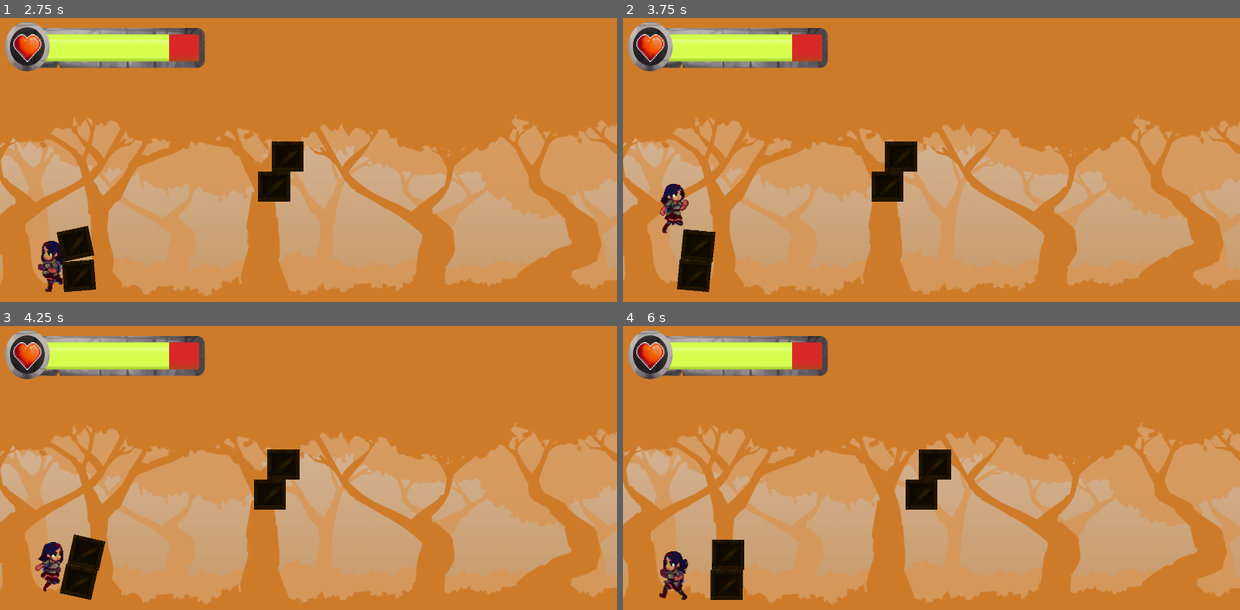
Above: before the commit, frames 1-4 (two rows, left to right).
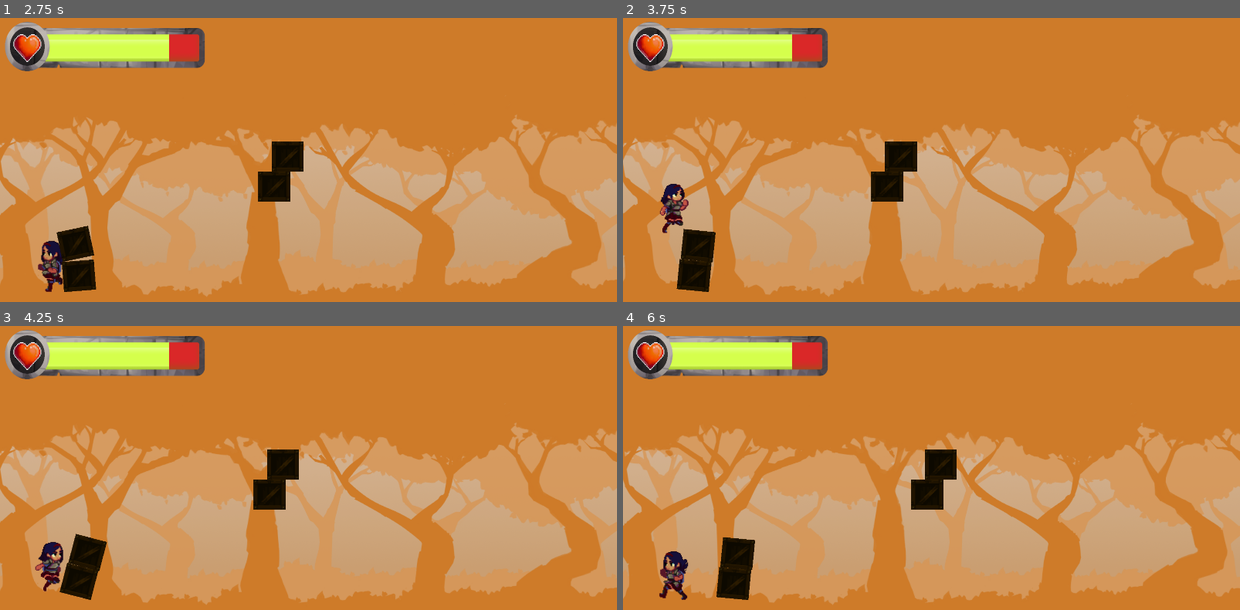
Above: after the commit, the same moments.

Repository: mocha4coding/GameOff2024
Game: Godot game, scene res://scenes/playground.tscn
Same seed, same stepped clock (60 frames per second), same inputs: the game is played once before the commit and once after it. The project has no main scene, so this scene is started directly.
Inputs:
- Up to frame 1 (2.75 s): hold E (interact) 0.53-1.28 s; hold D (right) 0.53-2.03 s; tap W (jump) at 0.77, 1.52 s; tap Space (attack) at 1.35 s; tap E (interact) at 1.55 s; hold A (left) from 2.03 s (still down); hold E (interact) from 2.03 s (still down)
- Up to frame 2 (3.75 s): release A (left) at 2.78 s; release E (interact) at 2.78 s; hold D (right) from 2.78 s (still down); tap E (interact) at 2.85 s; tap W (jump) at 3.02 s; hold E (interact) from 3.53 s (still down); tap Space (attack) at 3.6 s
- Up to frame 3 (4.25 s): keep holding D (right); keep holding E (interact); tap W (jump) at 3.77 s
- Up to frame 4 (6 s): release D (right) at 4.28 s; release E (interact) at 4.28 s; hold A (left) 4.28-5.03 s; tap E (interact) at 4.35 s; tap W (jump) at 4.52 s; hold D (right) 5.03-5.78 s; hold E (interact) 5.03-5.78 s; hold A (left) from 5.78 s (still down); tap Space (attack) at 5.85 s

Frame 1 is identical in both runs. In frame 2, less than 0.1% of the frame differs, in the area x 8-41%, y 54-97%; in frame 3, 0.2%; in frame 4, 2.5%, in the area x 0-100%, y 34-98%.

Commit message:
Fine tuning push pull

Diff:
--- a/project/gameoff2024/scenes/box.tscn
+++ b/project/gameoff2024/scenes/box.tscn
@@ -9,10 +9,10 @@
 size = Vector2(100, 94)
 
 [sub_resource type="RectangleShape2D" id="RectangleShape2D_dtjqv"]
-size = Vector2(128, 94)
+size = Vector2(165, 93)
 
 [sub_resource type="RectangleShape2D" id="RectangleShape2D_ne4gp"]
-size = Vector2(100, 117)
+size = Vector2(100, 146)
 
 [node name="Box" type="RigidBody2D"]
 physics_material_override = SubResource("PhysicsMaterial_qhuel")
@@ -27,13 +27,14 @@
 [node name="playerDetector" type="Area2D" parent="."]
 
 [node name="CollisionShape2D" type="CollisionShape2D" parent="playerDetector"]
+position = Vector2(-2.5, 0.5)
 shape = SubResource("RectangleShape2D_dtjqv")
 debug_color = Color(0.662852, 0.510289, 0.148882, 0.42)
 
 [node name="playerDetector2" type="Area2D" parent="."]
 
 [node name="CollisionShape2D" type="CollisionShape2D" parent="playerDetector2"]
-position = Vector2(0, -0.5)
+position = Vector2(0, -1)
 shape = SubResource("RectangleShape2D_ne4gp")
 
 [connection signal="body_entered" from="playerDetector" to="." method="_on_player_detector_body_entered"]
--- a/project/gameoff2024/scenes/player.tscn
+++ b/project/gameoff2024/scenes/player.tscn
@@ -50,26 +50,6 @@
 atlas = ExtResource("3_xa4u2")
 region = Rect2(1235, 0, 247, 158)
 
-[sub_resource type="AtlasTexture" id="AtlasTexture_w7u0m"]
-atlas = ExtResource("4_lpifg")
-region = Rect2(988, 0, 247, 158)
-
-[sub_resource type="AtlasTexture" id="AtlasTexture_5v6ue"]
-atlas = ExtResource("4_lpifg")
-region = Rect2(741, 0, 247, 158)
-
-[sub_resource type="AtlasTexture" id="AtlasTexture_f8duo"]
-atlas = ExtResource("4_lpifg")
-region = Rect2(494, 0, 247, 158)
-
-[sub_resource type="AtlasTexture" id="AtlasTexture_cyurl"]
-atlas = ExtResource("4_lpifg")
-region = Rect2(247, 0, 247, 158)
-
-[sub_resource type="AtlasTexture" id="AtlasTexture_3cn2a"]
-atlas = ExtResource("4_lpifg")
-region = Rect2(0, 0, 247, 158)
-
 [sub_resource type="AtlasTexture" id="AtlasTexture_apy5s"]
 atlas = ExtResource("4_lpifg")
 region = Rect2(0, 0, 247, 158)
@@ -158,26 +138,6 @@
 }],
 "loop": true,
 "name": &"jump",
-"speed": 5.0
-}, {
-"frames": [{
-"duration": 1.0,
-"texture": SubResource("AtlasTexture_w7u0m")
-}, {
-"duration": 1.0,
-"texture": SubResource("AtlasTexture_5v6ue")
-}, {
-"duration": 1.0,
-"texture": SubResource("AtlasTexture_f8duo")
-}, {
-"duration": 1.0,
-"texture": SubResource("AtlasTexture_cyurl")
-}, {
-"duration": 1.0,
-"texture": SubResource("AtlasTexture_3cn2a")
-}],
-"loop": true,
-"name": &"pull",
 "speed": 5.0
 }, {
 "frames": [{
@@ -239,8 +199,7 @@
 
 [node name="AnimatedSprite2D" type="AnimatedSprite2D" parent="."]
 sprite_frames = SubResource("SpriteFrames_i04jy")
-animation = &"pull"
-frame_progress = 0.518973
+animation = &"idle"
 
 [node name="HitArea" type="Area2D" parent="."]
 
--- a/project/gameoff2024/scripts/box.gd
+++ b/project/gameoff2024/scripts/box.gd
@@ -15,6 +15,9 @@
 			player.speed = (player.speed)/3
 			print("Force applied ", force )
 			apply_central_impulse(force)
+		if Input.is_action_just_released("interact"):
+			print("E is released")
+			player.speed = player.MAX_SPEED
 
 
 func _on_player_detector_body_entered(body: Node2D) -> void:
--- a/project/gameoff2024/scripts/player.gd
+++ b/project/gameoff2024/scripts/player.gd
@@ -13,8 +13,7 @@
 	walk,
 	jump,
 	attack,
-	push,
-	pull
+	pushPull
 }
 
 var currentHealth: float = MAX_HEALTH - 20
@@ -70,10 +69,8 @@
 		animated_sprite_2d.play("jump")
 	elif playerMotionMode == playerMotionStates.attack:
 		animated_sprite_2d.play("attack")
-	elif playerMotionMode == playerMotionStates.push:
+	elif playerMotionMode == playerMotionStates.pushPull:
 		animated_sprite_2d.play("push")
-	elif playerMotionMode == playerMotionStates.pull:
-		animated_sprite_2d.play("pull")
 	else:
 		animated_sprite_2d.play("idle")
 
Not shown: 1 places in project/gameoff2024/scenes/player.tscn that only renumber resources
